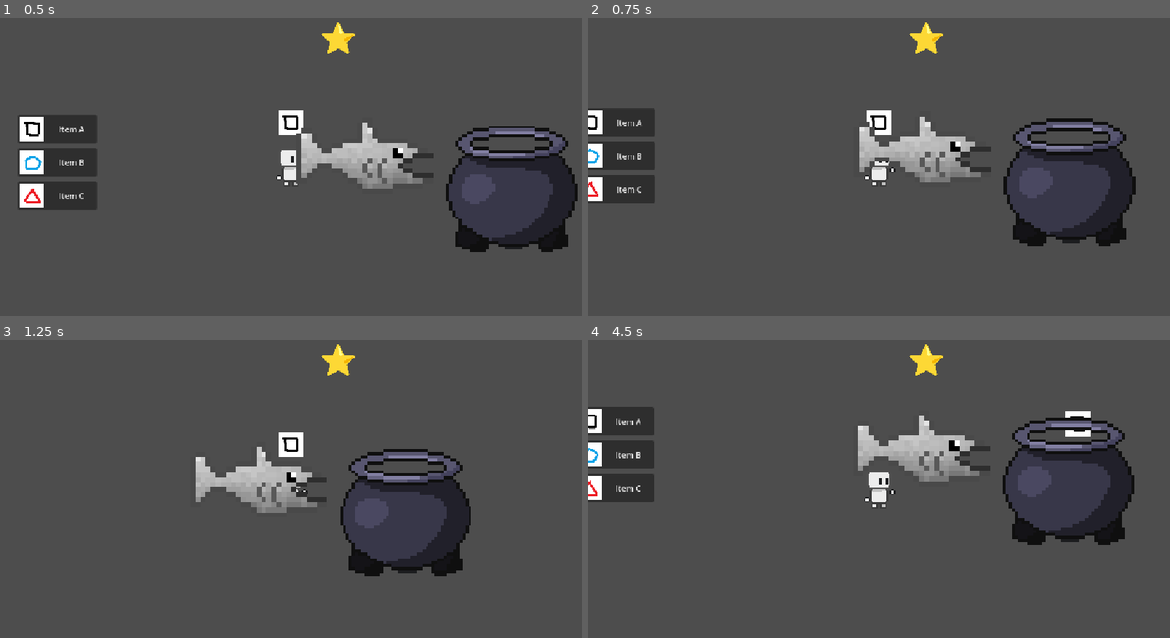
Above: before the commit, frames 1-4 (two rows, left to right).
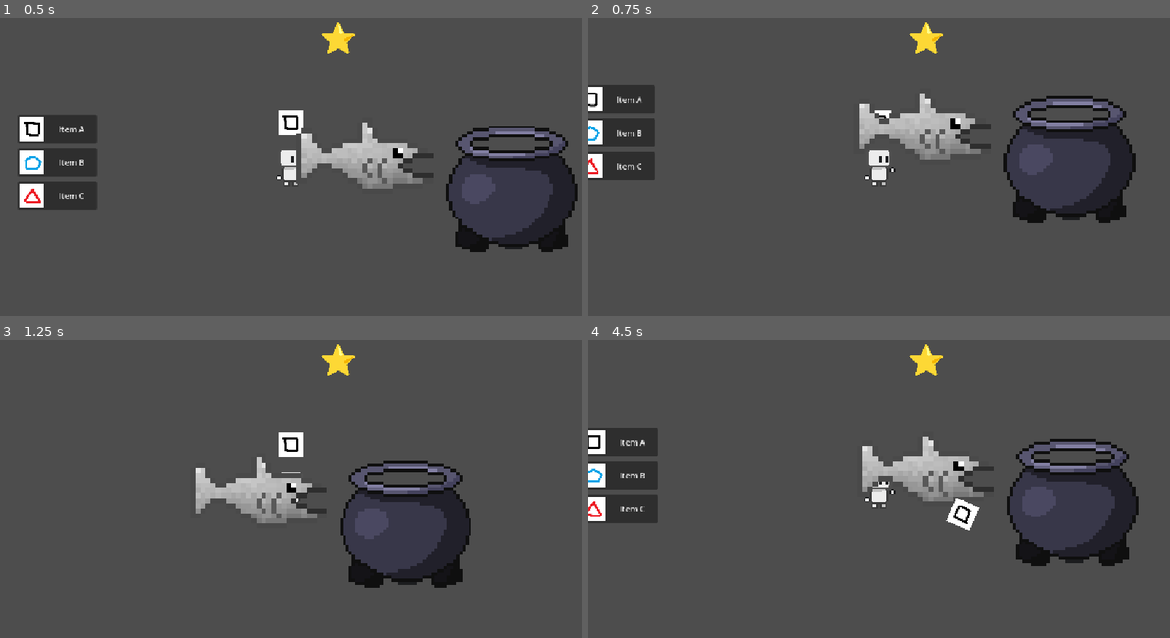
Above: after the commit, the same moments.

Repository: AntAntL/Jame-Gam-Oct2026_RAH
Game: Godot game, scene res://world.tscn
Same seed, same stepped clock (60 frames per second), same inputs: the game is played once before the commit and once after it. The engine's default icon, where the game draws it, is replaced by a stand-in: a white triangle on a blue panel in a dark square.
Inputs (mouse positions are in pixels of both pictures, inside the frame that each line leads up to):
- Up to frame 1 (0.5 s): no input
- Up to frame 2 (0.75 s): tap Enter (ui_accept) at 0.5, 0.6 s; move the mouse to (1007, 149) at 0.52 s; hold Right (ui_right) from 0.53 s (still down); click (1007, 149) at 0.67 s
- Up to frame 3 (1.25 s): keep holding Right (ui_right); tap W (jump, bound only after the commit) at 0.77, 0.8, 1.07 s
- Up to frame 4 (4.5 s): release Right (ui_right) at 1.25 s; drag from (762, 503) to (995, 500) at 1.27 s; tap Enter (ui_accept) at 2, 3.6 s; move the mouse to (937, 414) at 2.02 s; hold Right (ui_right) 2.03-2.75 s; tap F (throw) at 2.1 s; tap W (jump, bound only after the commit) at 2.3, 3.77, 3.8, 4.07 s; drag from (849, 551) to (814, 480) at 2.77 s; move the mouse to (1053, 533) at 3.52 s; hold Left (ui_left) 3.53-4.25 s; drag from (704, 438) to (791, 405) at 4.27 s

Frame 1 is identical in both runs. In frame 2, 12% of the frame differs, in the area x 0-95%, y 22-77%; in frame 3, 6.9%; in frame 4, 13%, in the area x 0-95%, y 22-76%.

Commit message:
WAD movement

Diff:
--- a/player_movement.gd
+++ b/player_movement.gd
@@ -39,11 +39,11 @@
 		velocity += get_gravity() * delta
 
 	# Handle jump.
-	if Input.is_action_just_pressed("ui_accept") and is_on_floor():
+	if Input.is_action_just_pressed("jump") and is_on_floor():
 		velocity.y = JUMP_VELOCITY
 
 	# Get the input direction and handle the movement/deceleration.
-	var direction := Input.get_axis("ui_left", "ui_right")
+	var direction := Input.get_axis("left", "right")
 	if direction:
 		velocity.x = direction * SPEED
 	else:
--- a/project.godot
+++ b/project.godot
@@ -35,6 +35,24 @@
 "events": [Object(InputEventKey,"resource_local_to_scene":false,"resource_name":"","device":-1,"window_id":0,"alt_press …(192 unchanged characters)…
 ]
 }
+left={
+"deadzone": 0.2,
+"events": [Object(InputEventKey,"resource_local_to_scene":false,"resource_name":"","device":-1,"window_id":0,"alt_pressed":false,"shift_pressed":false,"ctrl_pressed":false,"meta_pressed":false,"pressed":false,"keycode":0,"physical_keycode":65,"key_label":0,"unicode":97,"location":0,"echo":false,"script":null)
+, Object(InputEventKey,"resource_local_to_scene":false,"resource_name":"","device":-1,"window_id":0,"alt_pressed":false,"shift_pressed":false,"ctrl_pressed":false,"meta_pressed":false,"pressed":false,"keycode":0,"physical_keycode":4194319,"key_label":0,"unicode":0,"location":0,"echo":false,"script":null)
+]
+}
+right={
+"deadzone": 0.2,
+"events": [Object(InputEventKey,"resource_local_to_scene":false,"resource_name":"","device":-1,"window_id":0,"alt_pressed":false,"shift_pressed":false,"ctrl_pressed":false,"meta_pressed":false,"pressed":false,"keycode":0,"physical_keycode":68,"key_label":0,"unicode":100,"location":0,"echo":false,"script":null)
+, Object(InputEventKey,"resource_local_to_scene":false,"resource_name":"","device":-1,"window_id":0,"alt_pressed":false,"shift_pressed":false,"ctrl_pressed":false,"meta_pressed":false,"pressed":false,"keycode":0,"physical_keycode":4194321,"key_label":0,"unicode":0,"location":0,"echo":false,"script":null)
+]
+}
+jump={
+"deadzone": 0.2,
+"events": [Object(InputEventKey,"resource_local_to_scene":false,"resource_name":"","device":-1,"window_id":0,"alt_pressed":false,"shift_pressed":false,"ctrl_pressed":false,"meta_pressed":false,"pressed":false,"keycode":0,"physical_keycode":87,"key_label":0,"unicode":119,"location":0,"echo":false,"script":null)
+, Object(InputEventKey,"resource_local_to_scene":false,"resource_name":"","device":-1,"window_id":0,"alt_pressed":false,"shift_pressed":false,"ctrl_pressed":false,"meta_pressed":false,"pressed":false,"keycode":0,"physical_keycode":32,"key_label":0,"unicode":32,"location":0,"echo":false,"script":null)
+]
+}
 
 [physics]
 
